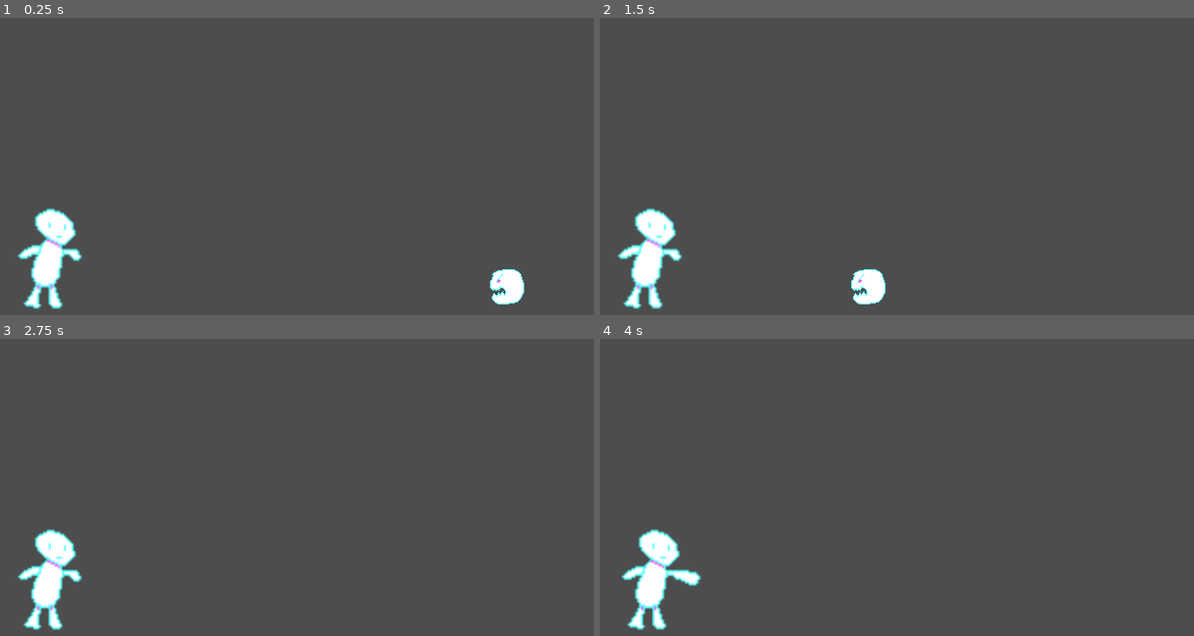
Above: before the commit, frames 1-4 (two rows, left to right).
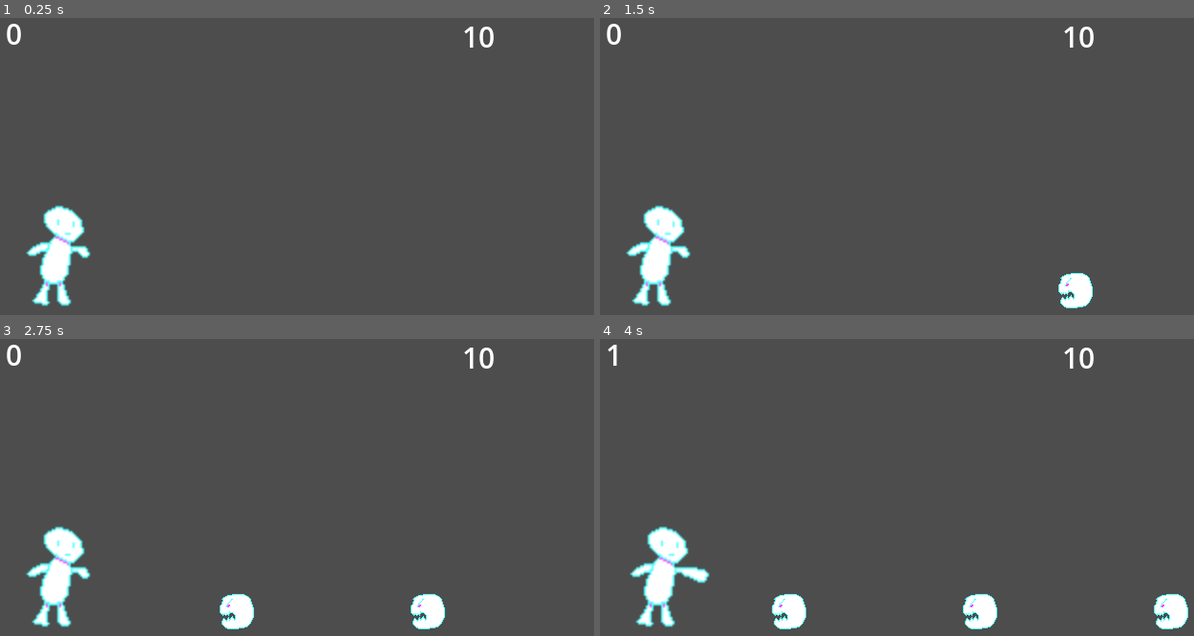
Above: after the commit, the same moments.

Repository: charro/secretpowers
Game: Godot game, scene res://main.tscn
Same seed, same stepped clock (60 frames per second), same inputs: the game is played once before the commit and once after it. The project has no main scene, so this scene is started directly.
Inputs:
- Up to frame 1 (0.25 s): no input
- Up to frame 2 (1.5 s): hold Ctrl (punch) 0.53-1.28 s; tap Ctrl (punch) at 1.35 s
- Up to frame 3 (2.75 s): hold Ctrl (punch) from 2.03 s (still down)
- Up to frame 4 (4 s): release Ctrl (punch) at 2.78 s; tap Ctrl (punch) at 2.85 s; hold Ctrl (punch) from 3.53 s (still down)

The runs differ from the first frame. In frame 1, 2.8% of the frame differs, in the area x 1-89%, y 1-99%; in frame 2, 3.3%; in frame 3, 3.3%; in frame 4, 4.0%, in the area x 1-100%, y 1-99%.

Commit message:
Added UI, life first gameplay working

Diff:
--- a/foe/foe.gd
+++ b/foe/foe.gd
@@ -1,12 +1,24 @@
 extends Area2D
 
 @export var velocity: int = 200
+
+signal killed
+signal survived
 
 # Called when the node enters the scene tree for the first time.
 func _ready() -> void:
 	pass # Replace with function body.
 
-
 # Called every frame. 'delta' is the elapsed time since the previous frame.
 func _process(delta: float) -> void:
 	position.x = position.x - velocity * delta
+	check_if_survived()
+
+func attacked():
+	queue_free()
+	killed.emit()
+
+func check_if_survived():
+	if position.x < 0:
+		survived.emit()
+		queue_free()
--- a/foe/foe.tscn
+++ b/foe/foe.tscn
@@ -18,7 +18,7 @@
 radius = 25.0799
 
 [node name="Foe" type="Area2D"]
-position = Vector2(28, 28)
+position = Vector2(604, 289)
 script = ExtResource("2_6r5mc")
 
 [node name="AnimatedSprite2D" type="AnimatedSprite2D" parent="."]
--- /dev/null
+++ b/main.gd
@@ -0,0 +1,36 @@
+extends Node2D
+
+@export var foe_scene: PackedScene
+
+var points: int = 0
+@export var life: int
+
+# Called when the node enters the scene tree for the first time.
+func _ready() -> void:
+	$UI.set_life(life)
+
+# Called every frame. 'delta' is the elapsed time since the previous frame.
+func _process(delta: float) -> void:
+	pass
+
+func _on_foe_spawn_timer_timeout() -> void:
+	_spawn_new_enemy()
+
+func _spawn_new_enemy() -> void:
+	var new_enemy = foe_scene.instantiate()
+	add_child(new_enemy)
+	new_enemy.killed.connect(_on_enemy_killed)
+	new_enemy.survived.connect(_on_enemy_survived)
+
+func _on_enemy_killed() -> void:
+	points = points + 1
+	$UI.set_points(points)
+
+func _on_enemy_survived() -> void:
+	life = life -1
+	$UI.set_life(life)
+	_check_if_dead()
+
+func _check_if_dead():
+	if life < 1:
+		$UI.show_dead()
--- a/main.tscn
+++ b/main.tscn
@@ -1,12 +1,21 @@
-[gd_scene load_steps=3 format=3 uid="uid://df2k8c4d6qjid"]
+[gd_scene load_steps=5 format=3 uid="uid://df2k8c4d6qjid"]
 
+[ext_resource type="Script" path="res://main.gd" id="1_m8662"]
 [ext_resource type="PackedScene" uid="uid://nowb747qdxcw" path="res://player/player.tscn" id="1_vk8qf"]
 [ext_resource type="PackedScene" uid="uid://c5ox76g2j1af4" path="res://foe/foe.tscn" id="2_kqppx"]
+[ext_resource type="PackedScene" uid="uid://bv3852wpcjej4" path="res://ui/UI.tscn" id="4_yiwp2"]
 
 [node name="Main" type="Node2D"]
+script = ExtResource("1_m8662")
+foe_scene = ExtResource("2_kqppx")
+life = 10
 
 [node name="Player" parent="." instance=ExtResource("1_vk8qf")]
-position = Vector2(55, 250)
+position = Vector2(64, 247)
 
-[node name="Foe" parent="." instance=ExtResource("2_kqppx")]
-position = Vector2(587, 285)
+[node name="FoeSpawnTimer" type="Timer" parent="."]
+autostart = true
+
+[node name="UI" parent="." instance=ExtResource("4_yiwp2")]
+
+[connection signal="timeout" from="FoeSpawnTimer" to="." method="_on_foe_spawn_timer_timeout"]
--- a/player/player.gd
+++ b/player/player.gd
@@ -1,8 +1,6 @@
 extends Area2D
 
 var current_state = "idle"
-
-var enemies_touching_player = []
 
 # Called when the node enters the scene tree for the first time.
 func _ready() -> void:
@@ -16,15 +14,14 @@
 	if Input.is_action_pressed("punch"):
 		$AnimatedSprite2D.play("punch")
 		current_state = "attack"
-		for i in len(enemies_touching_player):
-			var enemy = enemies_touching_player[i]
-			enemy.queue_free()
-			enemies_touching_player.remove_at(i)
+		get_tree().call_group("touching_player", "attacked")
 
 func _on_animation_finished() -> void:
 	$AnimatedSprite2D.animation = "idle"
 	current_state = "idle"
 
 func _on_player_area_entered(enemy: Area2D) -> void:
-	enemies_touching_player.append(enemy)
-	return
+	enemy.add_to_group("touching_player")
+
+func _on_player_area_exited(enemy: Area2D) -> void:
+	enemy.remove_from_group("touching_player")
--- a/player/player.tscn
+++ b/player/player.tscn
@@ -51,4 +51,5 @@
 shape = SubResource("CapsuleShape2D_vn0iu")
 
 [connection signal="area_entered" from="." to="." method="_on_player_area_entered"]
+[connection signal="area_exited" from="." to="." method="_on_player_area_exited"]
 [connection signal="animation_finished" from="AnimatedSprite2D" to="." method="_on_animation_finished"]
--- a/project.godot
+++ b/project.godot
@@ -24,6 +24,7 @@
 punch={
 "deadzone": 0.5,
 "events": [Object(InputEventKey,"resource_local_to_scene":false,"resource_name":"","device":-1,"window_id":0,"alt_press …(195 unchanged characters)…
+, Object(InputEventJoypadButton,"resource_local_to_scene":false,"resource_name":"","device":-1,"button_index":0,"pressure":0.0,"pressed":true,"script":null)
 ]
 }
 
--- /dev/null
+++ b/ui/UI.tscn
@@ -0,0 +1,38 @@
+[gd_scene load_steps=2 format=3 uid="uid://bv3852wpcjej4"]
+
+[ext_resource type="Script" path="res://ui/ui.gd" id="1_up53w"]
+
+[node name="UI" type="Control"]
+layout_mode = 3
+anchors_preset = 15
+anchor_right = 1.0
+anchor_bottom = 1.0
+grow_horizontal = 2
+grow_vertical = 2
+script = ExtResource("1_up53w")
+
+[node name="Points" type="Label" parent="."]
+layout_mode = 0
+offset_left = 15.0
+offset_right = 162.0
+offset_bottom = 42.0
+theme_override_font_sizes/font_size = 30
+text = "0"
+
+[node name="Life" type="Label" parent="."]
+offset_left = 493.0
+offset_top = 3.0
+offset_right = 640.0
+offset_bottom = 45.0
+theme_override_font_sizes/font_size = 30
+text = "0"
+
+[node name="GameOver" type="Label" parent="."]
+visible = false
+layout_mode = 0
+offset_left = 165.0
+offset_top = 91.0
+offset_right = 451.0
+offset_bottom = 165.0
+theme_override_font_sizes/font_size = 50
+text = "GAME OVER"
--- /dev/null
+++ b/ui/ui.gd
@@ -0,0 +1,20 @@
+extends Control
+
+
+# Called when the node enters the scene tree for the first time.
+func _ready() -> void:
+	pass # Replace with function body.
+
+
+# Called every frame. 'delta' is the elapsed time since the previous frame.
+func _process(delta: float) -> void:
+	pass
+
+func set_points(points: int):
+	$Points.text = str(points)
+
+func set_life(life: int):
+	$Life.text = str(life)
+
+func show_dead():
+	$GameOver.visible = true
